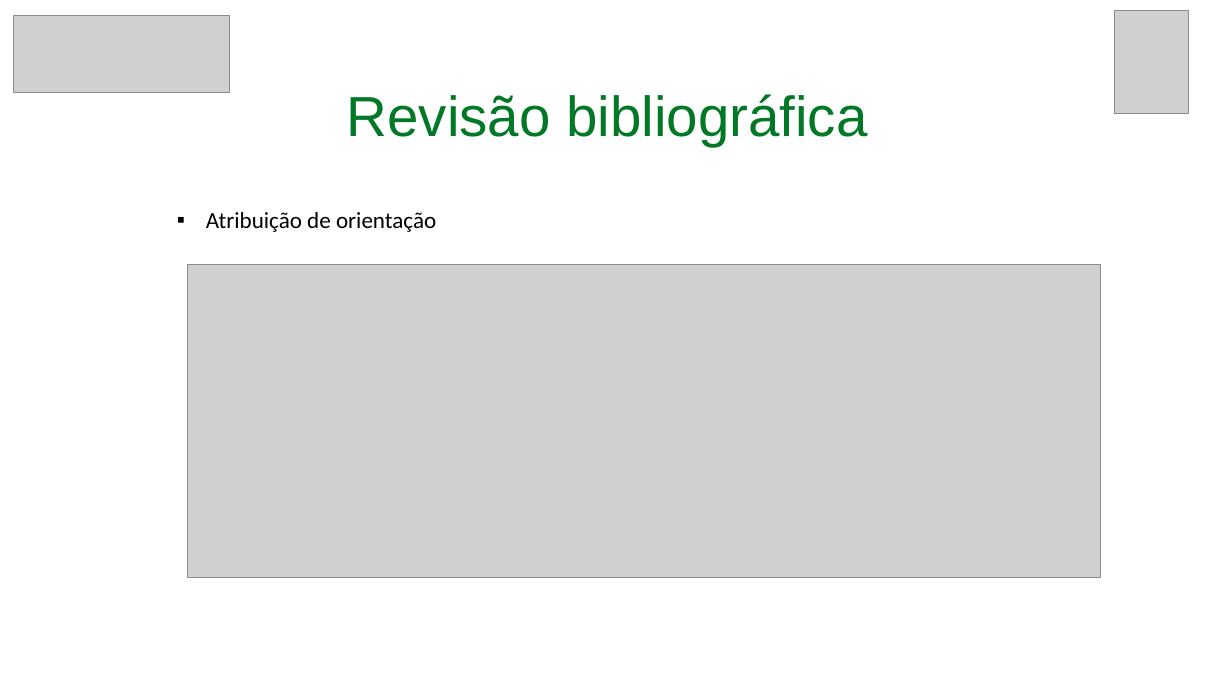
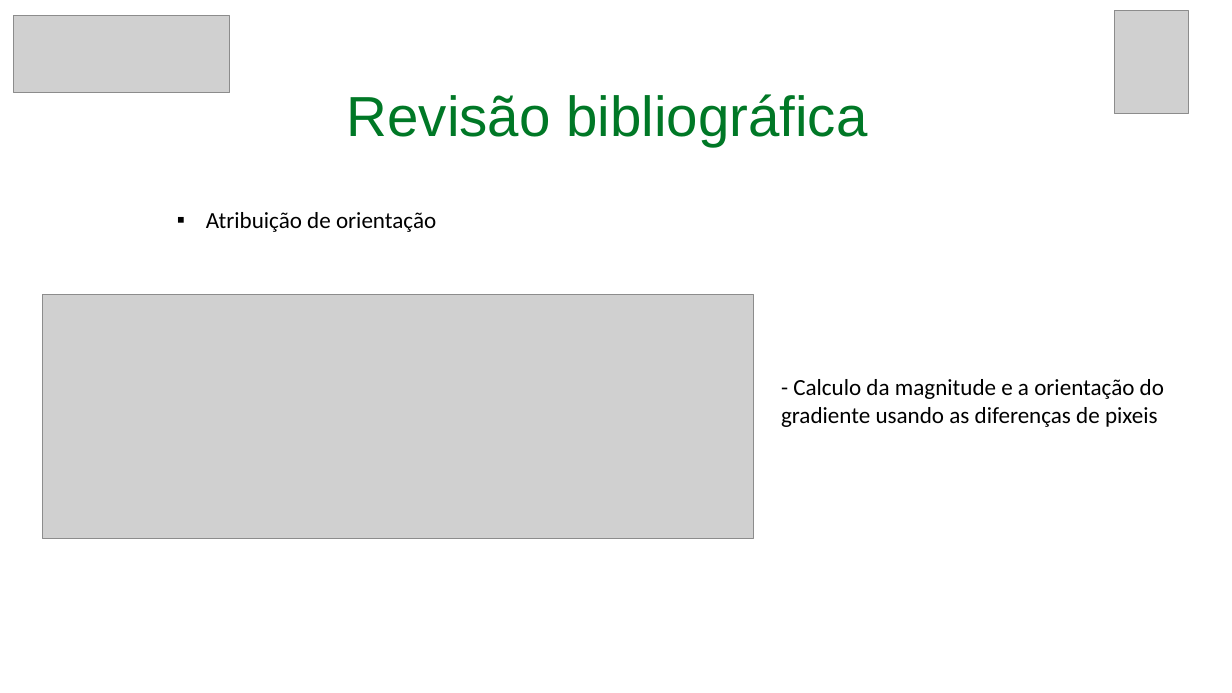
Before and after one commit to RoDiLki/TCC, a slide deck: slide 13 of Defesa TCC1.pptx (slide 11 before the commit). Drawn at 1232x693 pixels with LibreOffice and Linux fonts; fonts in the diff are those of the drawing; grey boxes stand for pictures. Boxes give left, top, right and bottom in pixels: in the first picture for what was removed or moved away, otherwise in the second. Text is boxed around its words. In the diff, an @@ line names an element or a change of style, - is before the commit and + after.

```diff
--- a/Defesa TCC1.pptx
+++ b/Defesa TCC1.pptx
@@ picture: place and size @@
-picture at [188,264,1101,578]
+picture at [43,295,754,539]
@@ text added at [781,379,1164,427], 18 pt, text #000000 @@
+- Calculo da magnitude e a orientação do gradiente usando as diferenças de pixeis
```
Also in this commit, not shown: 2 other slides changed, 2 slides added.
